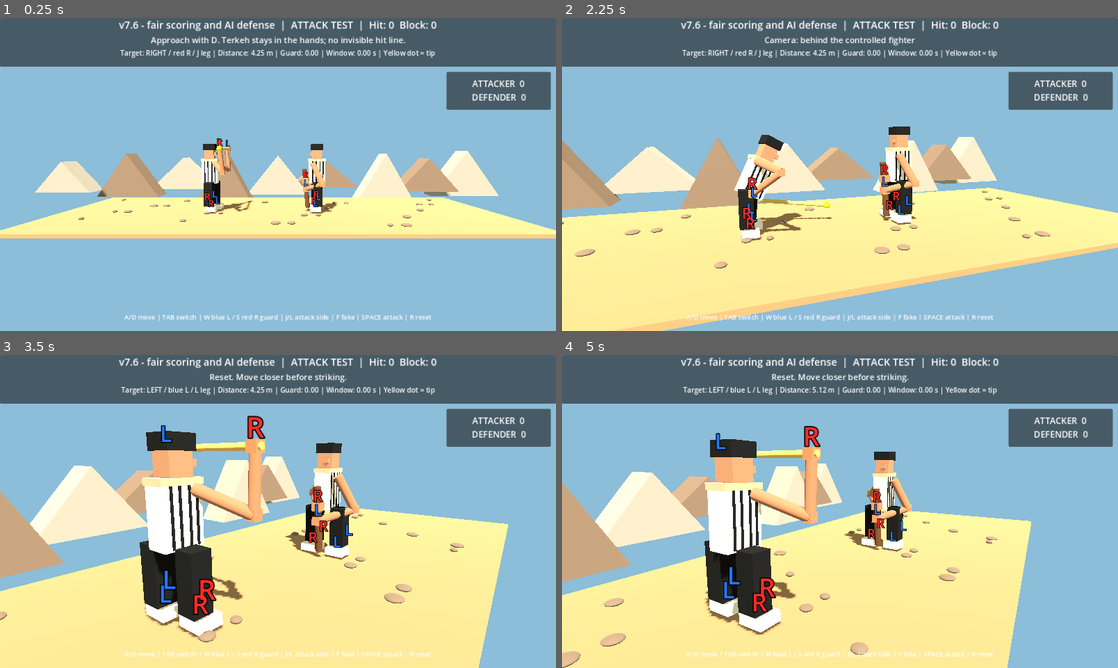
Above: before the commit, frames 1-4 (two rows, left to right).
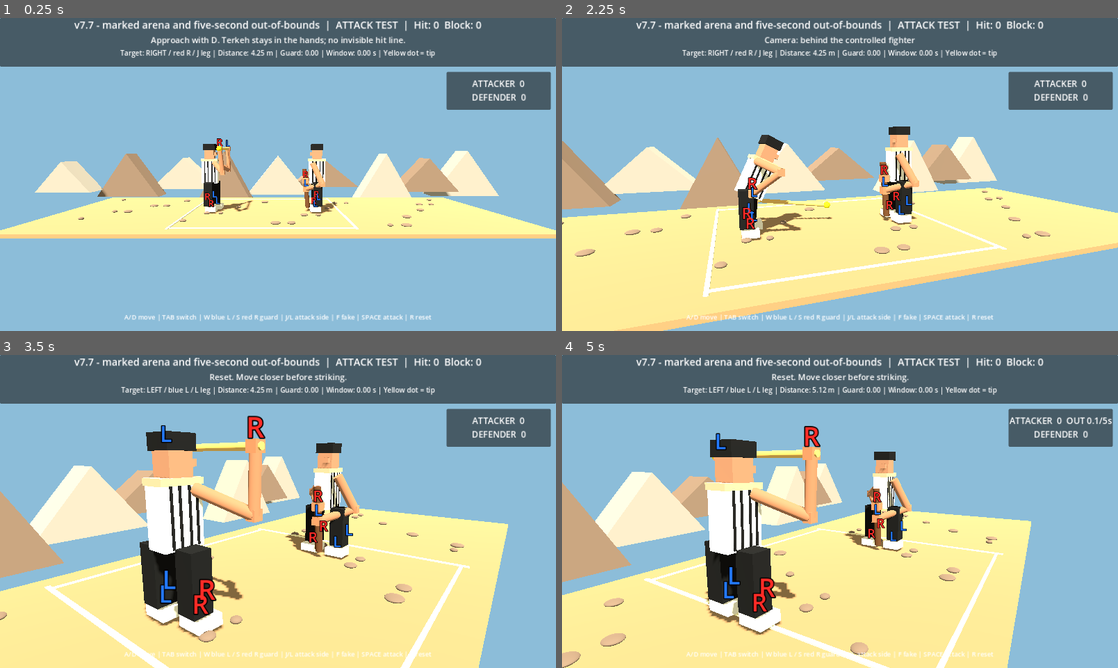
Above: after the commit, the same moments.

Repository: vahidainima-prog/tarke-darak-game
Game: Godot game, scene res://main.tscn
Same seed, same stepped clock (60 frames per second), same inputs: the game is played once before the commit and once after it.
Inputs:
- Up to frame 1 (0.25 s): no input
- Up to frame 2 (2.25 s): tap Enter at 0.5 s; hold D 0.53-1.28 s; tap R at 0.6, 1.35 s; tap Space at 0.77, 1.52 s; hold S 1.28-2.03 s; hold D from 2.03 s (still down); tap C at 2.1 s
- Up to frame 3 (3.5 s): tap R at 2.3, 3.05 s; release D at 2.78 s; hold W from 2.78 s (still down); tap Tab at 2.85 s; tap Space at 3.02 s
- Up to frame 4 (5 s): release W at 3.53 s; hold A from 3.53 s (still down); tap J at 3.6 s; tap Space at 3.77, 4.52 s; tap R at 3.8, 4.55 s; tap L at 4.35 s

The runs differ from the first frame. In frame 1, 1.4% of the frame differs, in the area x 13-87%, y 0-68%; in frame 2, 2.0%; in frame 3, 2.4%; in frame 4, 2.6%, in the area x 13-99%, y 0-100%.

Commit message:
Mark arena boundaries and penalize each fighter once after five seconds outside

Diff:
--- a/tarke_darak_godot_v2/main.gd
+++ b/tarke_darak_godot_v2/main.gd
@@ -2,13 +2,17 @@
 
 # Godot 4.x — visual mechanics test. Side camera looks along -Z.
 # Feint depth: negative Z is BEHIND the attacker; positive Z is IN FRONT.
-const BUILD_LABEL := "v7.6 - fair scoring and AI defense"
+const BUILD_LABEL := "v7.7 - marked arena and five-second out-of-bounds"
 const DEF_X := 1.55
-const MIN_X := -4.7
+const ARENA_LEFT := -3.45
+const ARENA_RIGHT := 2.45
+const OUT_LIMIT := 5.0
+const OUT_PENALTY := 100
+const MIN_X := -5.25
 const MAX_X := 0.35
 const MIN_FIGHTER_GAP := 1.12
 const DEFENDER_MIN_X := 0.65
-const DEFENDER_MAX_X := 3.35
+const DEFENDER_MAX_X := 4.20
 const SWING_SECONDS := 0.82
 const RECOVERY_SECONDS := 0.48
 const MAX_SWEEP_STEP := 0.025
@@ -46,6 +50,10 @@
 var fake_cooldown := 0.0
 var score_hit := 0
 var score_block := 0
+var attacker_out_time := 0.0
+var defender_out_time := 0.0
+var attacker_out_penalized := false
+var defender_out_penalized := false
 var score_board: Label
 var ai_guard_delay := -1.0
 var ai_guard_side := 0
@@ -242,6 +250,12 @@
 	light.shadow_enabled = true
 	add_child(light)
 	block(self, "Ground", Vector3(17, 0.12, 7), Vector3(0, -0.08, 0), Color(0.62, 0.49, 0.32))
+	# Clearly visible arena sidelines, spanning the full fighting depth.
+	for edge_x in [ARENA_LEFT, ARENA_RIGHT]:
+		block(self, "Arena boundary", Vector3(0.085, 0.025, 6.0), Vector3(edge_x, 0.002, 0), Color(0.97, 0.91, 0.65))
+	# Short end marks emphasize the playable area from the side camera.
+	for depth_z in [-2.85, 2.85]:
+		block(self, "Arena end line", Vector3(ARENA_RIGHT - ARENA_LEFT, 0.025, 0.07), Vector3((ARENA_LEFT + ARENA_RIGHT) * 0.5, 0.002, depth_z), Color(0.97, 0.91, 0.65))
 	add_scenery()
 	attacker = person("Attacker facing RIGHT", attack_x, true)
 	defender = person("Defender facing LEFT", defender_x, false)
@@ -374,6 +388,10 @@
 				feint_target = 0.0
 				score_hit = 0
 				score_block = 0
+				attacker_out_time = 0.0
+				defender_out_time = 0.0
+				attacker_out_penalized = false
+				defender_out_penalized = false
 				say("Reset. Move closer before striking.")
 			KEY_J:
 				if not defending and swing < 0.0 and recovery < 0.0:
@@ -743,6 +761,26 @@
 			recovery = 0.0
 			active_attack = false
 			swing = -1.0
+	# A continuous five-second excursion costs points once; returning
+	# inside resets the countdown and allows a future new infraction.
+	if attack_x < ARENA_LEFT or attack_x > ARENA_RIGHT:
+		attacker_out_time += delta
+		if attacker_out_time >= OUT_LIMIT and not attacker_out_penalized:
+			score_hit -= OUT_PENALTY
+			attacker_out_penalized = true
+			say("ATTACKER OUT: 5 seconds outside arena! -100")
+	else:
+		attacker_out_time = 0.0
+		attacker_out_penalized = false
+	if defender_x < ARENA_LEFT or defender_x > ARENA_RIGHT:
+		defender_out_time += delta
+		if defender_out_time >= OUT_LIMIT and not defender_out_penalized:
+			score_block -= OUT_PENALTY
+			defender_out_penalized = true
+			say("DEFENDER OUT: 5 seconds outside arena! -100")
+	else:
+		defender_out_time = 0.0
+		defender_out_penalized = false
 	var attack_velocity := (attack_x - before_attack) / maxf(delta, 0.0001)
 	var defend_velocity := (defender_x - before_defender) / maxf(delta, 0.0001)
 	if absf(attack_velocity) > 0.01:
@@ -751,7 +789,9 @@
 		defend_step_phase += absf(defend_velocity) * delta * 8.0
 	last_attack_x = attack_x - attack_velocity / 1.8
 	last_defender_x = defender_x - defend_velocity / 1.8
-	score_board.text = "ATTACKER  %d\nDEFENDER  %d" % [score_hit, score_block]
+	var attacker_warning := "  OUT %.1f/5s" % minf(attacker_out_time, OUT_LIMIT) if attacker_out_time > 0.0 else ""
+	var defender_warning := "  OUT %.1f/5s" % minf(defender_out_time, OUT_LIMIT) if defender_out_time > 0.0 else ""
+	score_board.text = "ATTACKER  %d%s\nDEFENDER  %d%s" % [score_hit, attacker_warning, score_block, defender_warning]
 	update_visuals()
 	update_camera(delta)
 	header.text = BUILD_LABEL + "  |  " + ("DEFENSE TEST" if defending else "ATTACK TEST") + "  |  Hit: %d  Block: %d" % [score_hit, score_block]
